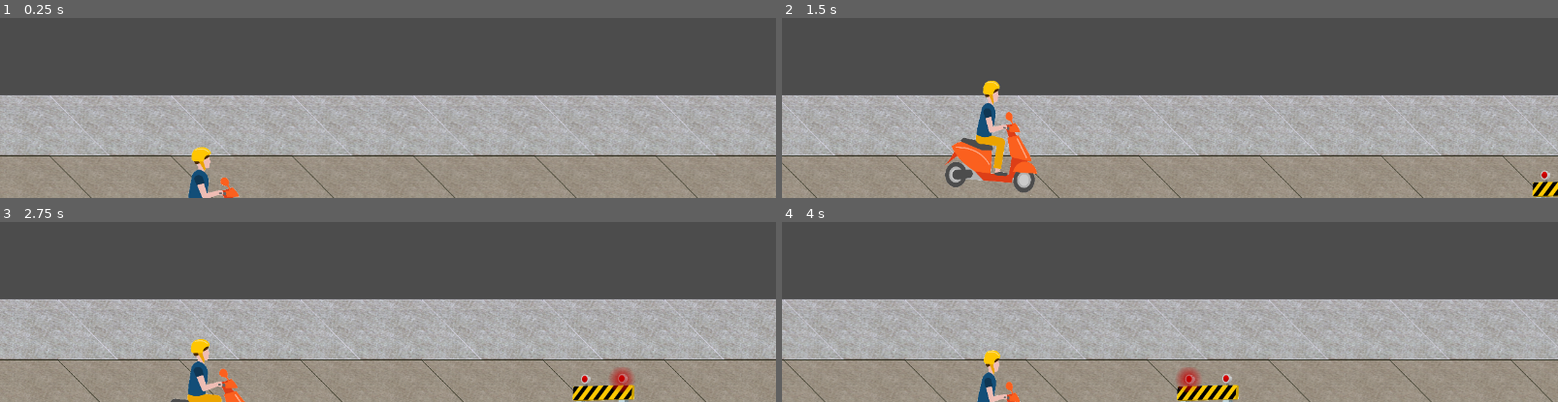
Above: before the commit, frames 1-4 (two rows, left to right).
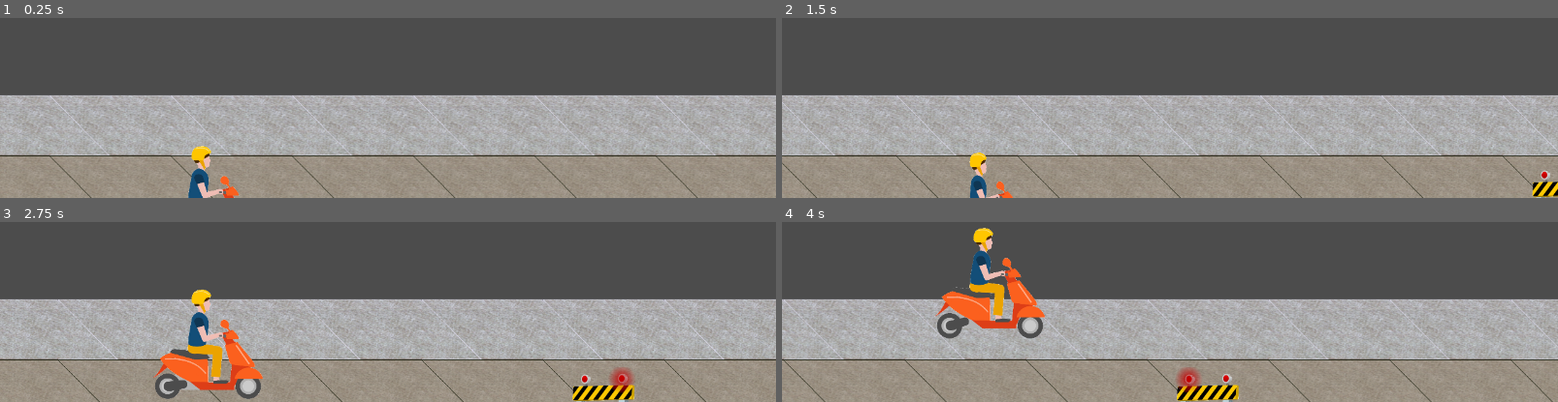
Above: after the commit, the same moments.

Repository: Anatolij-Grigorjev/MopedRebelGO
Game: Godot game, scene res://stages/test/test_stage.tscn
The game is run twice, just before and just after one commit, with the same random seed, the same clock (stepped at 60 frames per second) and the same inputs.
Inputs:
- Up to frame 1 (0.25 s): no input
- Up to frame 2 (1.5 s): hold W (swerve_up) 0.53-1.28 s; hold S (swerve_down) from 1.28 s (still down)
- Up to frame 3 (2.75 s): release S (swerve_down) at 2.03 s; hold W (swerve_up) from 2.03 s (still down)
- Up to frame 4 (4 s): release W (swerve_up) at 3.53 s; hold S (swerve_down) from 3.53 s (still down)

The runs differ from the first frame. In frame 1, 0.3% of the frame differs, in the area x 24-31%, y 70-100%; in frame 2, 3.5%; in frame 3, 4.2%, in the area x 19-34%, y 37-100%; in frame 4, 4.2%.
Error in both runs: Invalid get index '-1' (on base: 'Array'). (res://utils/logger.gd:103)

Commit message:
refactor swerve input and add speed input

Diff:
--- a/game/project.godot
+++ b/game/project.godot
@@ -18,6 +18,11 @@
 "class": "Helpers",
 "language": "GDScript",
 "path": "res://utils/static_helpers.gd"
+}, {
+"base": "Node",
+"class": "InputProcessor",
+"language": "GDScript",
+"path": "res://rebel/input_processor.gd"
 }, {
 "base": "Reference",
 "class": "Logger",
@@ -47,6 +52,7 @@
 _global_script_class_icons={
 "C": "",
 "Helpers": "",
+"InputProcessor": "",
 "Logger": "",
 "MopedRebel": "",
 "ObstacleDetector": "",
@@ -88,6 +94,16 @@
 "events": [ Object(InputEventKey,"resource_local_to_scene":false,"resource_name":"","device":0,"alt":false,"shift":false,"control":false,"meta":false,"command":false,"pressed":false,"scancode":83,"unicode":0,"echo":false,"script":null)
  ]
 }
+speed_up={
+"deadzone": 0.5,
+"events": [ Object(InputEventKey,"resource_local_to_scene":false,"resource_name":"","device":0,"alt":false,"shift":false,"control":false,"meta":false,"command":false,"pressed":false,"scancode":68,"unicode":0,"echo":false,"script":null)
+ ]
+}
+speed_down={
+"deadzone": 0.5,
+"events": [ Object(InputEventKey,"resource_local_to_scene":false,"resource_name":"","device":0,"alt":false,"shift":false,"control":false,"meta":false,"command":false,"pressed":false,"scancode":65,"unicode":0,"echo":false,"script":null)
+ ]
+}
 
 [layer_names]
 
--- /dev/null
+++ b/game/rebel/input_processor.gd
@@ -0,0 +1,30 @@
+extends Node
+class_name InputProcessor
+
+
+func _ready() -> void:
+	pass # Replace with function body.
+
+
+"""
+Collect current input about player desire to swerve (change tracks)
+"""
+func process_swerve_input() -> int:
+	return _process_axis_inputs("swerve_up", "swerve_down")
+
+
+"""
+Collect current unput about player desire to change speed
+"""
+func process_speed_input() -> int:
+	return _process_axis_inputs("speed_up", "speed_down")
+
+
+func _process_axis_inputs(axis_plus_action: String, axis_minus_action: String) -> int:
+	var result_input : int = 0
+	if Input.is_action_just_pressed(axis_plus_action):
+		result_input += 1
+	if Input.is_action_pressed(axis_minus_action):
+		result_input -= 1
+
+	return result_input
--- /dev/null
+++ b/game/rebel/input_processor.tscn
@@ -0,0 +1,6 @@
+[gd_scene load_steps=2 format=2]
+
+[ext_resource path="res://rebel/input_processor.gd" type="Script" id=1]
+
+[node name="InputProcessor" type="Node"]
+script = ExtResource( 1 )
--- a/game/rebel/moped_rebel.gd
+++ b/game/rebel/moped_rebel.gd
@@ -11,7 +11,7 @@
 
 
 const CRUISE_SPEED = C.MR_CRUISE_SPEED
-
+const MR_ACCELERATION : float = 5.6
 
 signal swerve_direction_pressed(swerve_direction)
 
@@ -23,6 +23,7 @@
 onready var LOG : Logger = Logger.new(self)
 onready var swerve_tween := $SwerveTween
 onready var pushback_tween := $PushbackTween
+onready var input := $InputProcessor
 onready var _neutral_transform: Dictionary = {
 	'rotation': self.rotation_degrees,
 	'scale': self.scale
@@ -38,14 +39,17 @@
 
 
 func _process(delta: float) -> void:
-	#get desired swerve direction
-	#-1 for going up +1 for going down
-	var desired_swerve_direction := _process_swerve_input()
-	if desired_swerve_direction != 0:
-		emit_signal("swerve_direction_pressed", desired_swerve_direction)
+	if (not _is_swerving):
+		#get desired swerve direction
+		#-1 for going up +1 for going down
+		var desired_swerve_direction : int = input.process_swerve_input()
+		if desired_swerve_direction != 0:
+			emit_signal("swerve_direction_pressed", desired_swerve_direction)
+	var desired_speed_shift : int = input.process_speed_input()
+	if desired_speed_shift != 0:
+		velocity.x += sign(desired_speed_shift) * MR_ACCELERATION
+	move_and_slide(velocity)
 
-	move_and_slide(velocity)
-	pass
 
 
 """
@@ -69,19 +73,6 @@
 	yield(swerve_tween, 'tween_all_completed')
 	_reset_transform()
 	_is_swerving = false
-
-
-func _process_swerve_input() -> int:
-	if (_is_swerving):
-		return 0
-
-	var desired_swerve_direction := 0
-	if Input.is_action_pressed("swerve_up"):
-		desired_swerve_direction -= 1
-	if Input.is_action_pressed("swerve_down"):
-		desired_swerve_direction += 1
-
-	return desired_swerve_direction
 
 
 """
@@ -132,6 +123,10 @@
 	self.scale = _neutral_transform.scale
 
 
+"""
+get signal about detected obstacle ahead,
+play crash animation and restore speed after crash over
+"""
 func _on_ObstacleDetector_hit_obstacle(obstacle: Area2D) -> void:
 	velocity = Vector2()
 	animator.play("crash_obstacle")
--- a/game/rebel/moped_rebel.tscn
+++ b/game/rebel/moped_rebel.tscn
@@ -1,14 +1,15 @@
-[gd_scene load_steps=12 format=2]
+[gd_scene load_steps=13 format=2]
 
 [ext_resource path="res://rebel/moped_rebel.gd" type="Script" id=1]
-[ext_resource path="res://rebel/rebel_on_moped_low.png" type="Texture" id=2]
-[ext_resource path="res://rebel/rebel_on_moped_mid.png" type="Texture" id=3]
-[ext_resource path="res://rebel/rebel_on_moped_high.png" type="Texture" id=4]
-[ext_resource path="res://rebel/obstacle_detector.gd" type="Script" id=5]
+[ext_resource path="res://rebel/input_processor.tscn" type="PackedScene" id=2]
+[ext_resource path="res://rebel/rebel_on_moped_low.png" type="Texture" id=3]
+[ext_resource path="res://rebel/rebel_on_moped_mid.png" type="Texture" id=4]
+[ext_resource path="res://rebel/rebel_on_moped_high.png" type="Texture" id=5]
+[ext_resource path="res://rebel/obstacle_detector.gd" type="Script" id=6]
 
 [sub_resource type="SpriteFrames" id=2]
 animations = [ {
-"frames": [ ExtResource( 2 ), ExtResource( 3 ), ExtResource( 4 ), ExtResource( 3 ) ],
+"frames": [ ExtResource( 3 ), ExtResource( 4 ), ExtResource( 5 ), ExtResource( 4 ) ],
 "loop": true,
 "name": "default",
 "speed": 4.0
@@ -149,9 +150,12 @@
 scale = Vector2( 0.36, 0.36 )
 script = ExtResource( 1 )
 
+[node name="InputProcessor" parent="." instance=ExtResource( 2 )]
+
 [node name="AnimatedSprite" type="AnimatedSprite" parent="."]
 position = Vector2( 0, -210 )
 frames = SubResource( 2 )
+frame = 3
 playing = true
 
 [node name="CollisionShape2D" type="CollisionShape2D" parent="."]
Not shown: 1 places in game/rebel/moped_rebel.tscn that only renumber resources
